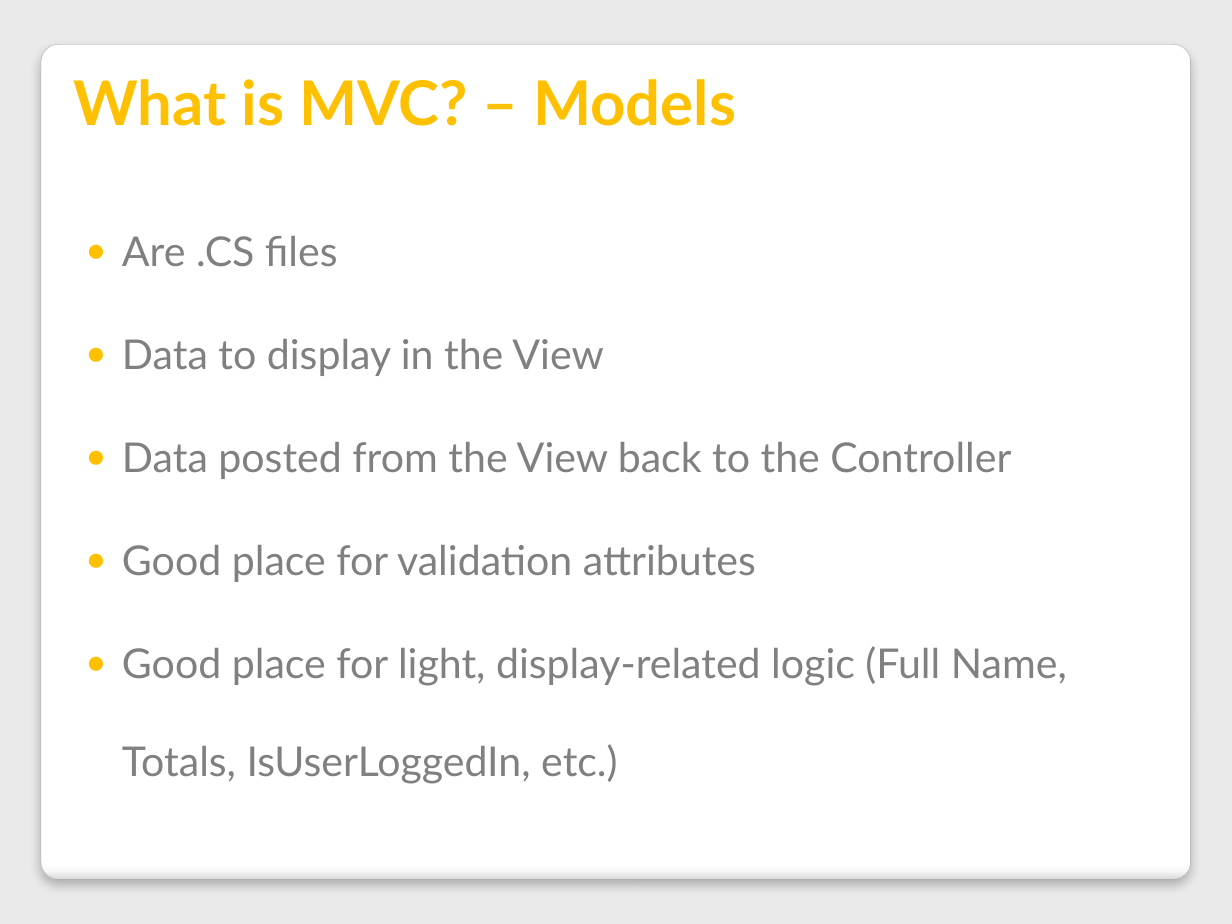
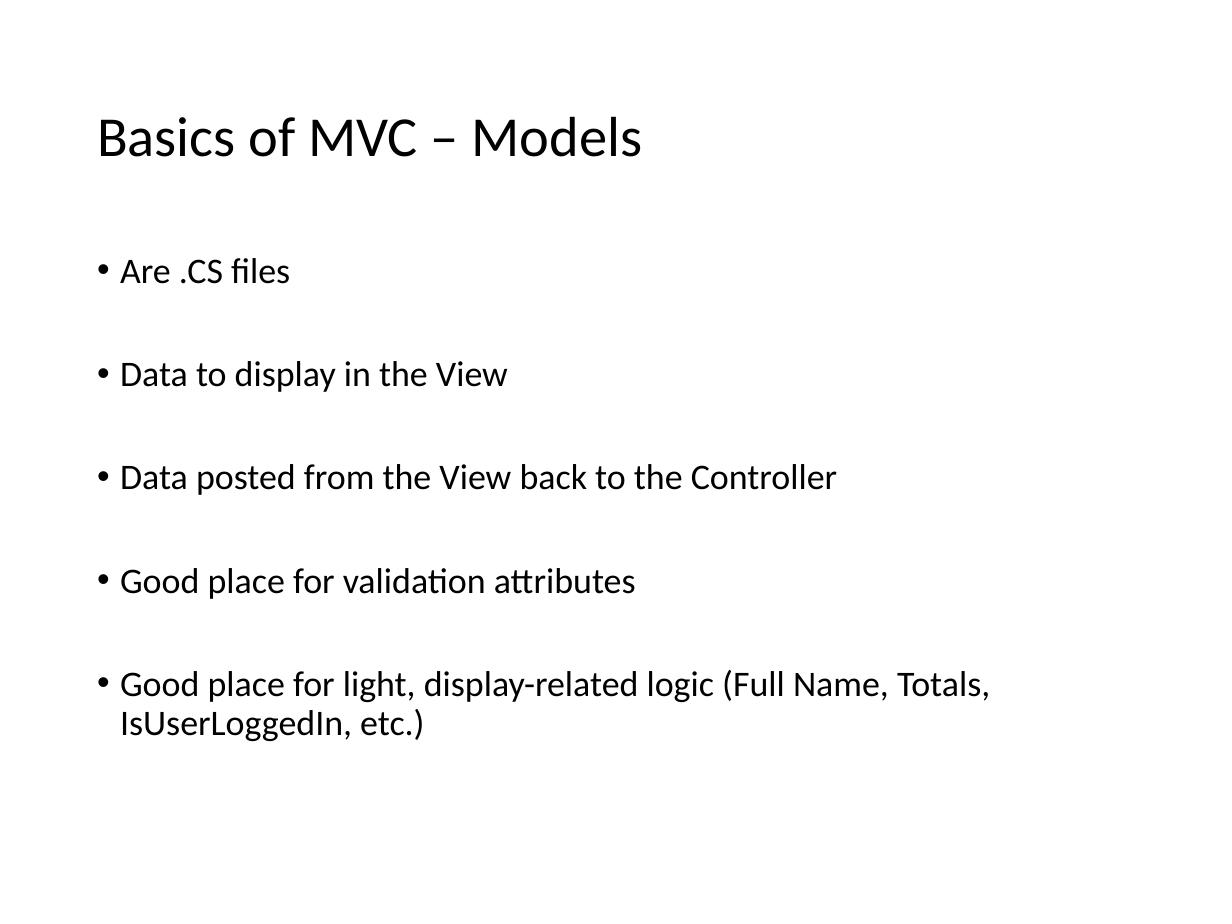
Before and after one commit to VolareSoftware/Presentations, a slide deck: slide 11 of Intro to MVC and Web API - Denver Dev Days/Introduction to MVC and Web API.pptx (slide 6 before the commit). Drawn at 1232x924 pixels with LibreOffice and Linux fonts; fonts in the diff are those of the drawing. Boxes give left, top, right and bottom in pixels: in the first picture for what was removed or moved away, otherwise in the second. Text is boxed around its words. In the diff, an @@ line names an element or a change of style, - is before the commit and + after.

Commit message:
updaate styles and grab old content, still need to update and add new stuff

```diff
--- a/Intro to MVC and Web API - Denver Dev Days/Introduction to MVC and Web API.pptx
+++ b/Intro to MVC and Web API - Denver Dev Days/Introduction to MVC and Web API.pptx
@@ background #EAEAEA to #FFFFFF @@
@@ rounded rectangle removed at [41, 44, 1190, 880] @@
@@ title "Basics of MVC – Models" at [97, 116, 642, 157]: vertical alignment bottom to middle @@
@@ title at [97, 116, 642, 157]: text changed; size 36 to 33 pt; font Lato to Calibri; text colour #FFC000 to #000000; bold off @@
-What is MVC? – Models
+Basics of MVC – Models
@@ text "Are .CS files": place and size @@
-text "Are .CS files" at [122, 236, 1067, 784]
+text "Are .CS files" at [120, 258, 990, 741]
@@ text "Are .CS files" at [120, 258, 990, 741]: size 24 to 21 pt, font Lato to Calibri, text colour #808080 to #000000; bullet ● to •; line spacing 2 to 0.9; more space between paragraphs @@
```
Also in this commit, not shown: 14 other slides changed, 10 slides added, 8 slides removed.
